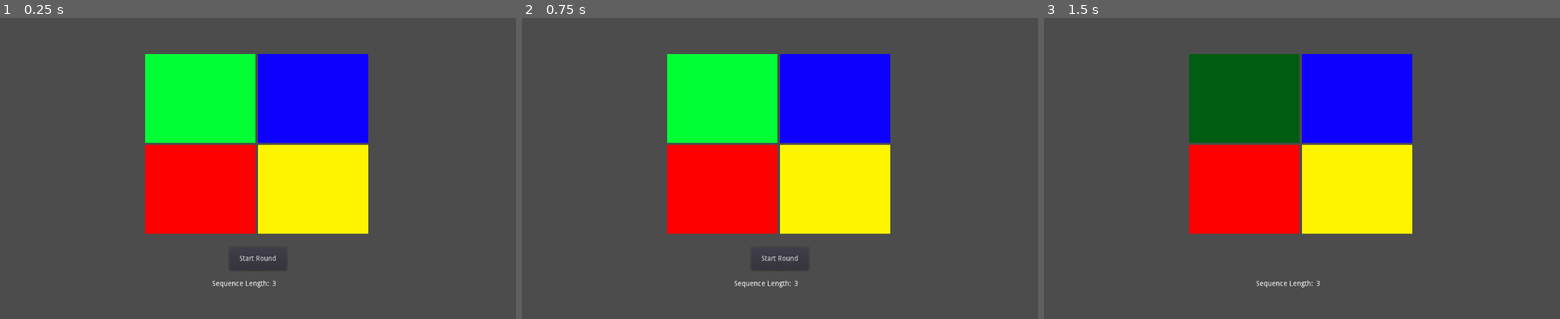
Above: before the commit, frames 1-3 (left to right).
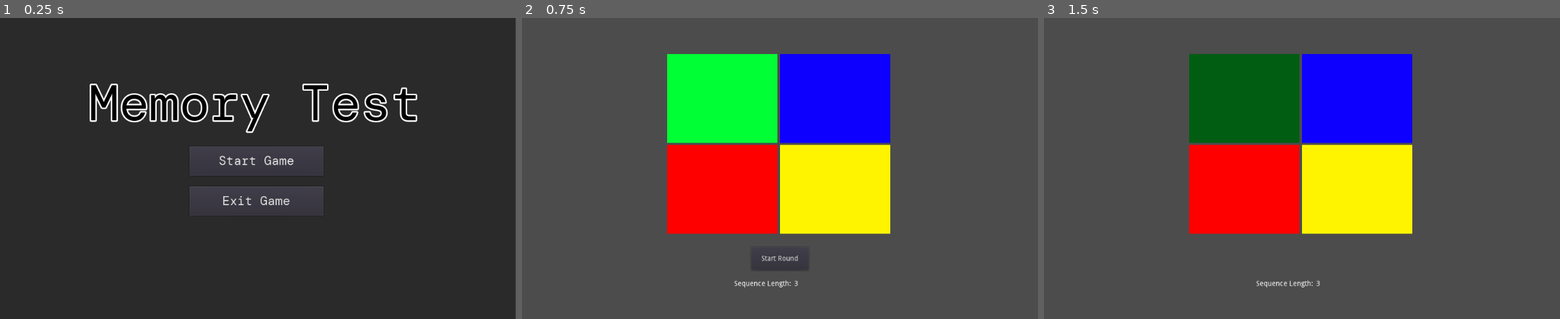
Above: after the commit, the same moments.

Repository: ddquinten/godotProjects
Game: Godot game, scene res://Scenes/MainMenu.tscn
The game is run twice, just before and just after one commit, with the same random seed, the same clock (stepped at 60 frames per second) and the same inputs. Before the commit the project starts from res://Scenes/World.tscn.
Inputs (mouse positions are in pixels of both pictures, inside the frame that each line leads up to):
- Up to frame 1 (0.25 s): no input
- Up to frame 2 (0.75 s): click (780, 162) at 0.5 s, where only the run after the commit has a clickable "Start Game"
- Up to frame 3 (1.5 s): click "Start Round" at 1.25 s

The runs differ from the first frame. In frame 1, 99% of the frame differs, in the area x 0-100%, y 0-100%; in frame 2, nothing differs; in frame 3, nothing differs.

Commit message:
Added Basic Main Menu
TODO:
Game Modes (selected from main menu)
High Score

Diff:
--- /dev/null
+++ b/MemoryGame/Scenes/MainMenu.gd
@@ -0,0 +1,16 @@
+extends Node2D
+
+
+# Declare member variables here. Examples:
+# var a = 2
+# var b = "text"
+
+
+# Called when the node enters the scene tree for the first time.
+func _ready():
+	pass # Replace with function body.
+
+
+# Called every frame. 'delta' is the elapsed time since the previous frame.
+#func _process(delta):
+#	pass
--- /dev/null
+++ b/MemoryGame/Scenes/MainMenu.tscn
@@ -0,0 +1,71 @@
+[gd_scene load_steps=9 format=2]
+
+[ext_resource path="res://DMMono-Regular.ttf" type="DynamicFontData" id=1]
+[ext_resource path="res://Scripts/MainMenu.gd" type="Script" id=2]
+[ext_resource path="res://Scripts/Start.gd" type="Script" id=3]
+[ext_resource path="res://Scripts/Exit.gd" type="Script" id=4]
+
+[sub_resource type="DynamicFontData" id=1]
+font_path = "res://DMMono-Regular.ttf"
+
+[sub_resource type="DynamicFont" id=2]
+size = 100
+outline_size = 3
+font_data = SubResource( 1 )
+
+[sub_resource type="DynamicFont" id=3]
+size = 25
+font_data = ExtResource( 1 )
+
+[sub_resource type="DynamicFont" id=4]
+size = 25
+font_data = ExtResource( 1 )
+
+[node name="MainMenu" type="Node2D"]
+script = ExtResource( 2 )
+
+[node name="CanvasLayer" type="CanvasLayer" parent="."]
+
+[node name="ColorRect" type="ColorRect" parent="CanvasLayer"]
+margin_right = 1023.0
+margin_bottom = 600.0
+color = Color( 0.168627, 0.168627, 0.168627, 1 )
+__meta__ = {
+"_edit_use_anchors_": false
+}
+
+[node name="Label" type="Label" parent="CanvasLayer"]
+margin_left = 176.0
+margin_top = 104.0
+margin_right = 836.0
+margin_bottom = 254.0
+custom_fonts/font = SubResource( 2 )
+custom_colors/font_color = Color( 0, 0, 0, 1 )
+text = "Memory Test"
+__meta__ = {
+"_edit_use_anchors_": false
+}
+
+[node name="Start" type="Button" parent="CanvasLayer"]
+margin_left = 376.0
+margin_top = 256.0
+margin_right = 642.0
+margin_bottom = 314.0
+custom_fonts/font = SubResource( 3 )
+text = "Start Game"
+script = ExtResource( 3 )
+__meta__ = {
+"_edit_use_anchors_": false
+}
+
+[node name="Exit" type="Button" parent="CanvasLayer"]
+margin_left = 376.0
+margin_top = 336.0
+margin_right = 642.0
+margin_bottom = 394.0
+custom_fonts/font = SubResource( 4 )
+text = "Exit Game"
+script = ExtResource( 4 )
+__meta__ = {
+"_edit_use_anchors_": false
+}
--- /dev/null
+++ b/MemoryGame/Scripts/Exit.gd
@@ -0,0 +1,6 @@
+extends Button
+
+signal _exit
+
+func _pressed():
+	emit_signal("_exit")
--- /dev/null
+++ b/MemoryGame/Scripts/MainMenu.gd
@@ -0,0 +1,11 @@
+extends Node2D
+
+func _ready():
+	$CanvasLayer/Start.connect("_enterGame", self, "_enterGame")
+	$CanvasLayer/Exit.connect("_exit", self, "_exit")
+
+func _enterGame():
+	get_tree().change_scene("res://Scenes/World.tscn")
+
+func _exit():
+	get_tree().quit()
--- /dev/null
+++ b/MemoryGame/Scripts/Start.gd
@@ -0,0 +1,6 @@
+extends Button
+
+signal _enterGame
+
+func _pressed():
+	emit_signal("_enterGame")
--- a/MemoryGame/project.godot
+++ b/MemoryGame/project.godot
@@ -16,7 +16,7 @@
 [application]
 
 config/name="Memory Game"
-run/main_scene="res://Scenes/World.tscn"
+run/main_scene="res://Scenes/MainMenu.tscn"
 config/icon="res://icon.png"
 
 [display]
Binary file added: MemoryGame/DMMono-Regular.ttf
